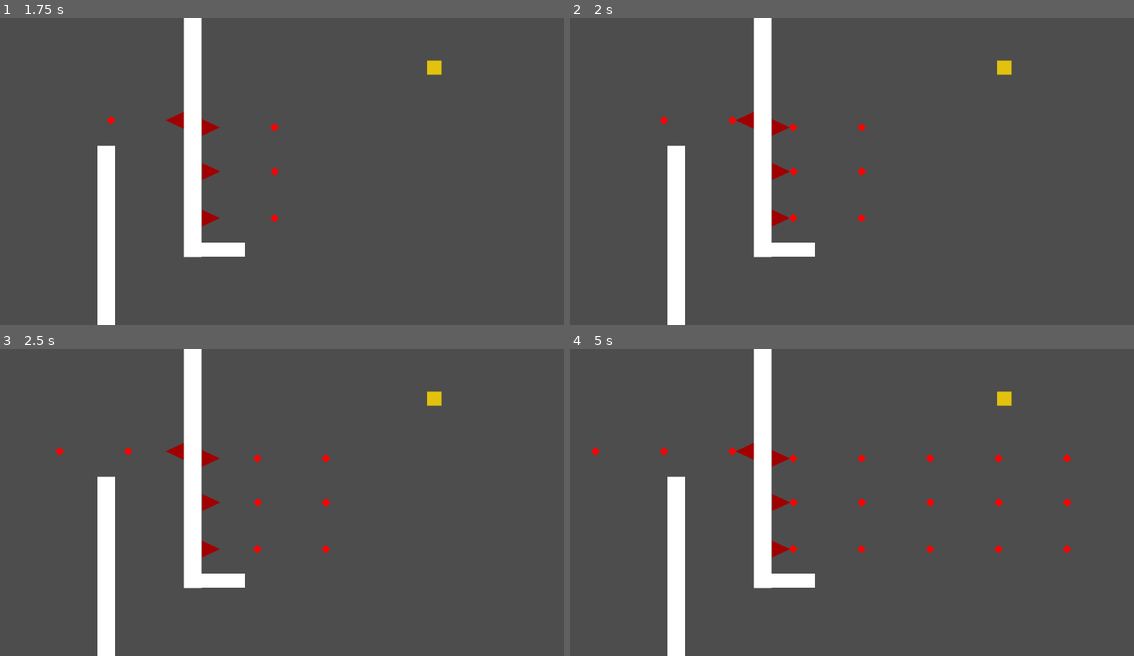
Above: before the commit, frames 1-4 (two rows, left to right).
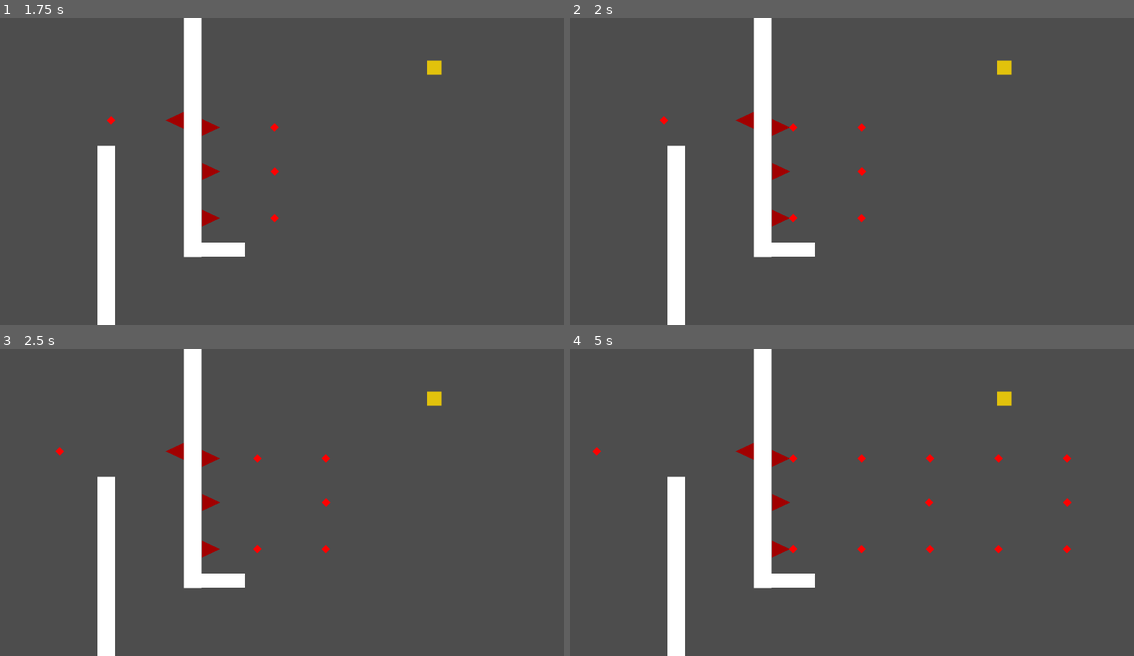
Above: after the commit, the same moments.

Repository: PyroTechnical7/DynamicDifficultyMasters
Game: Godot game, scene res://Scenes/Levels/Level1.tscn
Same seed, same stepped clock (60 frames per second), same inputs: the game is played once before the commit and once after it. This scene is started directly instead of the project's main scene.
Inputs (mouse positions are in pixels of both pictures, inside the frame that each line leads up to):
- Up to frame 1 (1.75 s): tap Enter at 0.5 s; move the mouse to (406, 156) at 0.52 s; hold Right (ui_right) 0.53-1.28 s; tap Space (ui_select) at 0.77, 1.52 s; move the mouse to (169, 186) at 1.27 s; hold Down (ui_down) from 1.28 s (still down)
- Up to frame 2 (2 s): keep holding Down (ui_down)
- Up to frame 3 (2.5 s): move the mouse to (338, 434) at 2.02 s; release Down (ui_down) at 2.03 s; hold Right (ui_right) from 2.03 s (still down)
- Up to frame 4 (5 s): move the mouse to (823, 563) at 2.77 s; release Right (ui_right) at 2.78 s; hold Up (ui_up) 2.78-3.53 s; tap Space (ui_select) at 3.02, 3.77, 4.52 s; move the mouse to (1021, 548) at 3.52 s; hold Left (ui_left) from 3.53 s (still down); move the mouse to (682, 456) at 4.27 s

Frame 1 is identical in both runs. In frame 2, less than 0.1% of the frame differs, in the area x 28-41%, y 31-52%; in frame 3, less than 0.1%; in frame 4, 0.2%, in the area x 3-77%, y 31-66%.
Error before the commit: Parse Error: Expected ":" after "if" condition. (res://Scenes/std_enemy.tscn::GDScript_fyewp:31)

Commit message:
Added Miniboss

Diff:
--- a/Sandbox/Scenes/Levels/Level1.tscn
+++ b/Sandbox/Scenes/Levels/Level1.tscn
@@ -46,6 +46,7 @@
 [node name="StdEnemy2" parent="." instance=ExtResource("2_qo33u")]
 position = Vector2(740, 704)
 rotation = -1.57079
+interval = 1
 
 [node name="StaticBody2D5" type="StaticBody2D" parent="."]
 position = Vector2(678, 526)
@@ -77,6 +78,7 @@
 [node name="StdEnemy5" parent="." instance=ExtResource("2_qo33u")]
 position = Vector2(740, 385)
 rotation = -1.57079
+interval = 1
 
 [node name="Goal" type="Polygon2D" parent="."]
 modulate = Color(1, 0.85098, 0, 0.839216)
--- /dev/null
+++ b/Sandbox/Scenes/Levels/MinibossPivot.gd
@@ -0,0 +1,11 @@
+extends Node2D
+var SPEED = -2
+
+# Called when the node enters the scene tree for the first time.
+func _ready():
+	pass # Replace with function body.
+
+
+# Called every frame. 'delta' is the elapsed time since the previous frame.
+func _process(delta):
+	rotate(SPEED*delta)
--- /dev/null
+++ b/Sandbox/Scenes/Levels/level3.tscn
@@ -0,0 +1,34 @@
+[gd_scene load_steps=5 format=3 uid="uid://ci55j7tkkouoe"]
+
+[ext_resource type="PackedScene" uid="uid://geipsrlf8pp" path="res://Scenes/Player.tscn" id="1_6ul38"]
+[ext_resource type="Script" path="res://Scenes/Levels/MinibossPivot.gd" id="2_chbd2"]
+[ext_resource type="PackedScene" uid="uid://b3m0sb0nc0hxm" path="res://Scenes/RotatingEnemy.tscn" id="2_k1c5k"]
+[ext_resource type="PackedScene" uid="uid://cqtiv7k47dwny" path="res://Scenes/std_enemy.tscn" id="3_egb2m"]
+
+[node name="level3" type="Node2D"]
+
+[node name="Player" parent="." instance=ExtResource("1_6ul38")]
+position = Vector2(156, 534)
+
+[node name="Miniboss" type="Node2D" parent="."]
+position = Vector2(1319, 532)
+
+[node name="MinibossPivot" type="Node2D" parent="Miniboss"]
+script = ExtResource("2_chbd2")
+
+[node name="StdEnemy2" parent="Miniboss/MinibossPivot" instance=ExtResource("3_egb2m")]
+position = Vector2(0, 80)
+
+[node name="StdEnemy3" parent="Miniboss/MinibossPivot" instance=ExtResource("3_egb2m")]
+position = Vector2(-80, 0)
+rotation = 1.5708
+
+[node name="StdEnemy4" parent="Miniboss/MinibossPivot" instance=ExtResource("3_egb2m")]
+position = Vector2(0, -80)
+rotation = -3.14159
+
+[node name="StdEnemy5" parent="Miniboss/MinibossPivot" instance=ExtResource("3_egb2m")]
+position = Vector2(80, 0)
+rotation = -1.5708
+
+[node name="StdEnemy" parent="Miniboss" instance=ExtResource("2_k1c5k")]
--- a/Sandbox/Scenes/std_enemy.tscn
+++ b/Sandbox/Scenes/std_enemy.tscn
@@ -31,7 +31,7 @@
 
 func friendly_shot():
 	health+= -1
-	if(health <= 0 )
+	if(health <= 0 ):
 		queue_free()
 
 "
@@ -64,7 +64,6 @@
 
 [node name="StdEnemy" type="Area2D"]
 script = SubResource("GDScript_fyewp")
-interval = null
 
 [node name="CollisionPolygon2D" type="CollisionPolygon2D" parent="."]
 position = Vector2(-30, -30)
